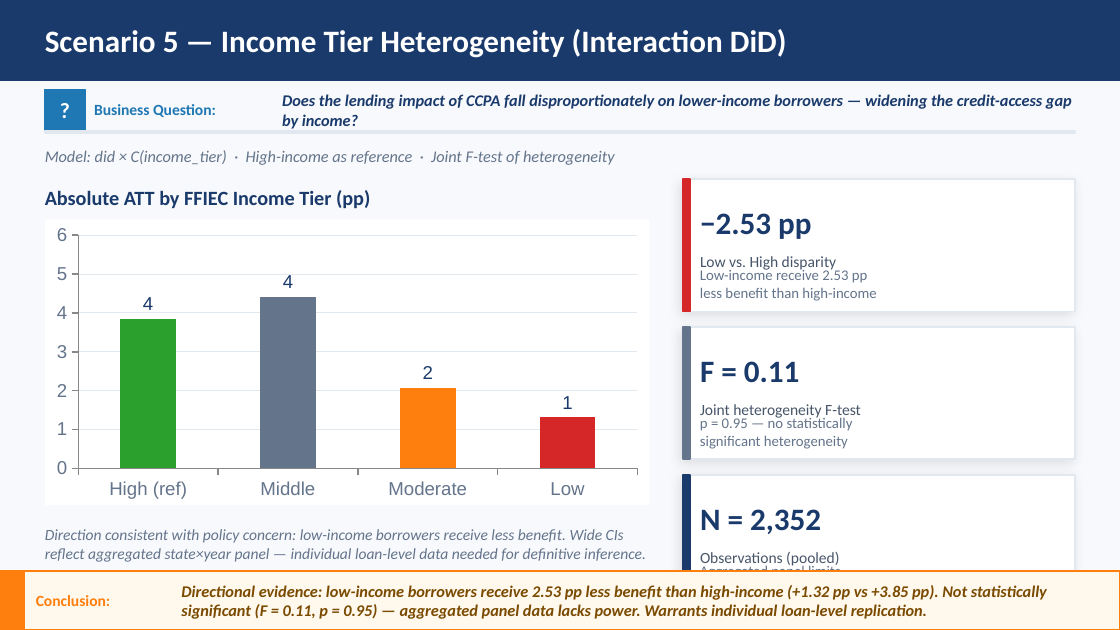
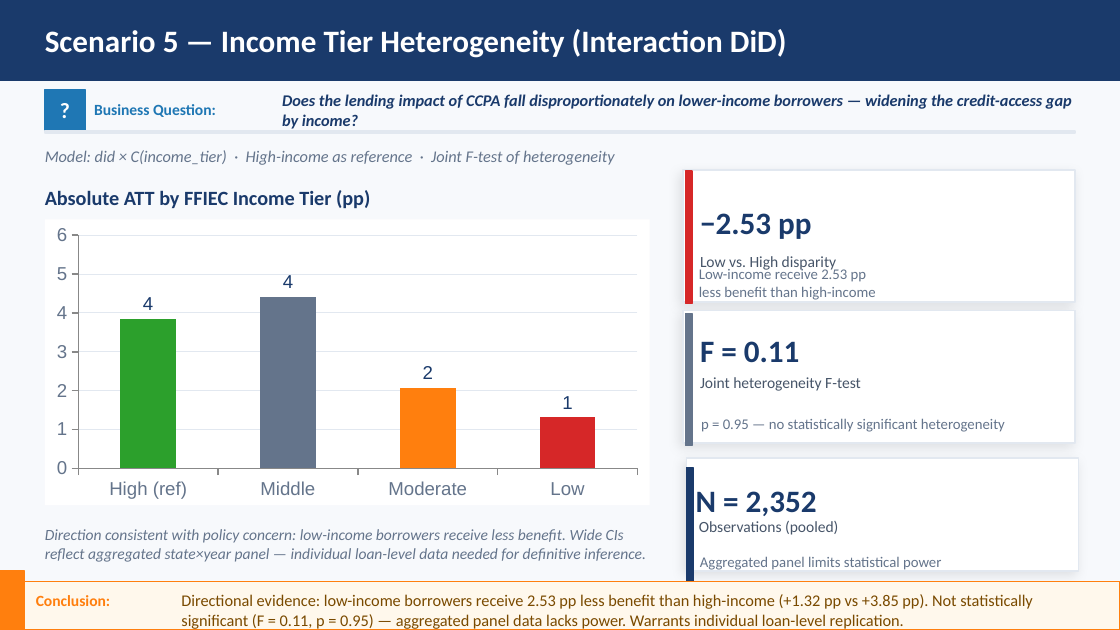
Before and after one commit to EllaN12/Ella_Portfolio, a slide deck: slide 9 of FinLens_Presentation.pptx. Drawn at 1120x630 pixels with LibreOffice and Linux fonts; fonts in the diff are those of the drawing. Boxes give left, top, right and bottom in pixels: in the first picture for what was removed or moved away, otherwise in the second. Text is boxed around its words. In the diff, an @@ line names an element or a change of style, - is before the commit and + after.

```diff
--- a/FinLens_Presentation.pptx
+++ b/FinLens_Presentation.pptx
@@ rectangle: place and size @@
-rectangle at <box>683,179,1075,311</box>
+rectangle at <box>683,170,1075,302</box>
@@ rectangle: place and size @@
-rectangle at <box>683,179,690,311</box>
+rectangle at <box>685,171,692,304</box>
@@ rectangle: place and size @@
-rectangle at <box>683,327,1075,459</box>
+rectangle at <box>683,310,1075,442</box>
@@ rectangle: place and size @@
-rectangle at <box>683,327,690,459</box>
+rectangle at <box>685,314,692,446</box>
@@ text "F = 0.11": place and size @@
-text "F = 0.11" at <box>700,361,800,383</box>
+text "F = 0.11" at <box>700,341,800,363</box>
@@ text "Joint heterogeneity F-test": place and size @@
-text "Joint heterogeneity F-test" at <box>700,404,861,419</box>
+text "Joint heterogeneity F-test" at <box>700,377,861,391</box>
@@ text at <box>701,418,1005,432</box>: text changed @@
-p = 0.95 — no statistically
-significant heterogeneity
+p = 0.95 — no statistically significant heterogeneity
@@ rectangle: place and size @@
-rectangle at <box>683,475,690,607</box>
+rectangle at <box>687,467,693,599</box>
@@ rectangle: place and size @@
-rectangle at <box>683,475,1075,607</box>
+rectangle at <box>687,458,1079,571</box>
@@ text "N = 2,352": place and size @@
-text "N = 2,352" at <box>700,509,821,534</box>
+text "N = 2,352" at <box>696,491,817,516</box>
@@ text "Observations (pooled)": place and size @@
-text "Observations (pooled)" at <box>700,552,839,567</box>
+text "Observations (pooled)" at <box>699,521,838,535</box>
@@ text at <box>700,557,941,570</box>: text changed @@
-Aggregated panel limits
-statistical power
+Aggregated panel limits statistical power
@@ rectangle: place and size @@
-rectangle at <box>0,571,1120,630</box>
+rectangle at <box>0,581,1120,629</box>
@@ text "Directional evidence: low-income borrowers receive ...": place and size @@
-text "Directional evidence: low-income borrowers receive ..." at <box>181,585,1047,619</box>
+text "Directional evidence: low-income borrowers receive ..." at <box>181,594,1033,630</box>
@@ text "Directional evidence: low-income borrowers receive ..." at <box>181,594,1033,630</box>: bold off, italic off @@
```
Also in this commit, not shown: 8 other slides changed, 1 slide added, 5 other files.
